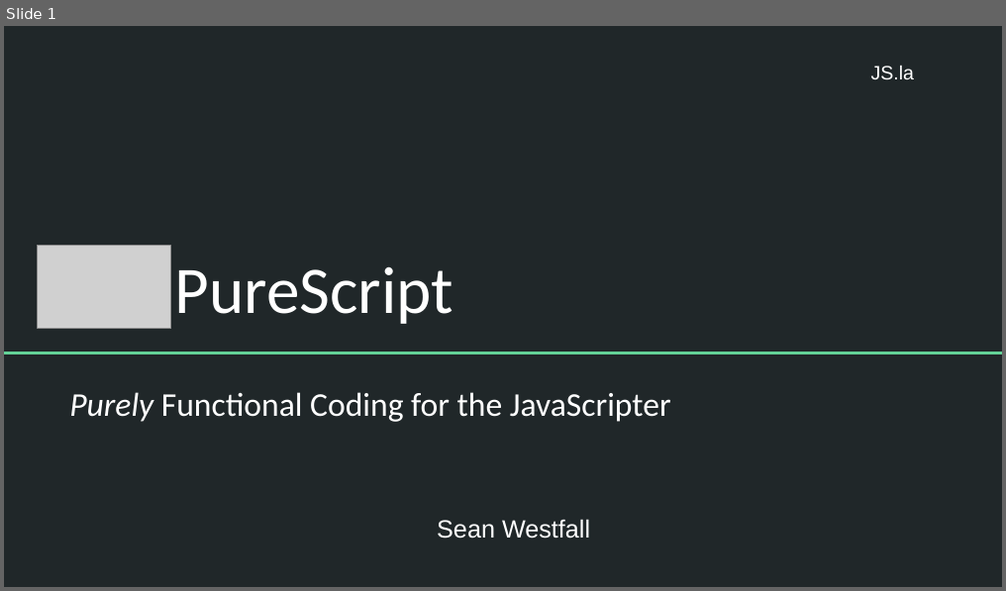
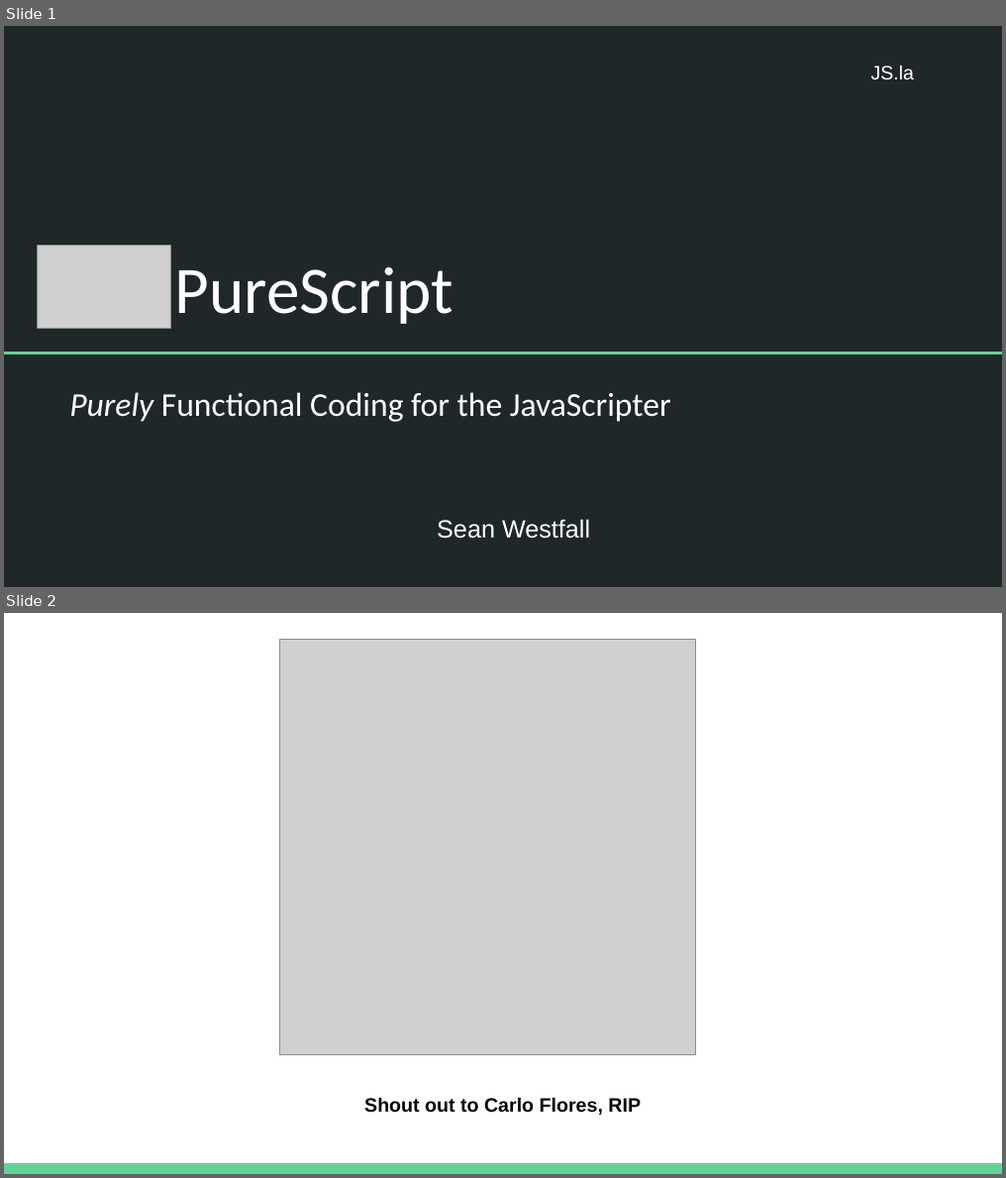
Before and after one commit to seanwestfall/purescript_presentation, a slide deck: PureScript- JS.la presentation.pptx. Shown one above the other, each under a label of ours: slide 1 before the commit, slides 1 and 2 after it. The pictures are 1006x591 and 1006x1178 pixels, drawn with LibreOffice and Linux fonts; fonts in the diff are those of the drawing; grey boxes stand for pictures. Boxes give left, top, right and bottom in pixels: in the first picture for what was removed or moved away, otherwise in the second. Text is boxed around its words. In the diff, an @@ line names an element or a change of style, - is before the commit and + after.

Commit message:
Presentation update

```diff
--- a/PureScript- JS.la presentation.pptx
+++ b/PureScript- JS.la presentation.pptx
@@ slide 2 added at (4, 613, 1002, 1174), background #FFFFFF @@
@@ picture added at (279, 639, 696, 1056) @@
@@ text added at (364, 1097, 641, 1115), 14 pt, text #000000, bold @@
+Shout out to Carlo Flores, RIP
@@ rectangle added at (4, 1163, 1002, 1174), fill #63D297 @@
```
Also in this commit, not shown: 1 slide removed.
